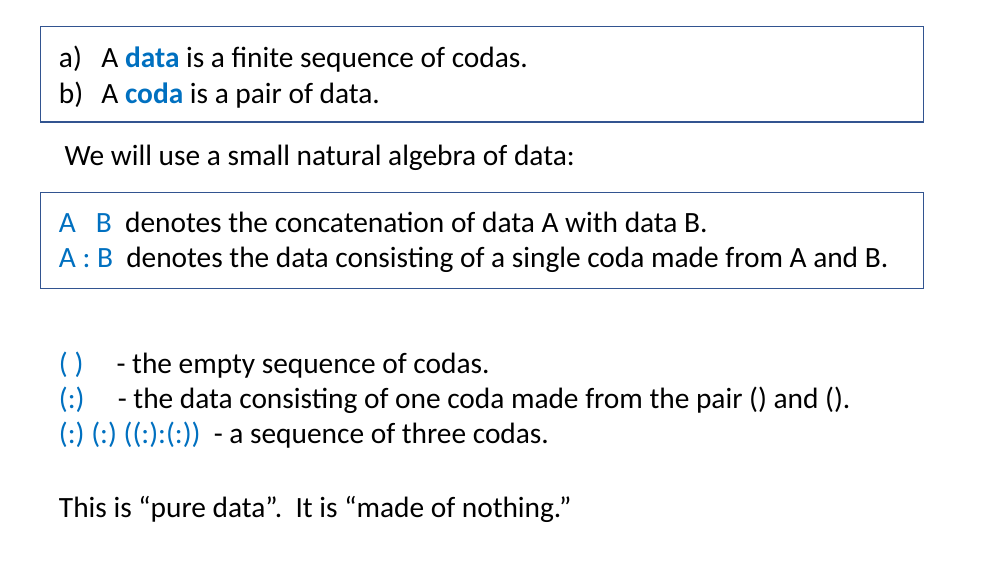
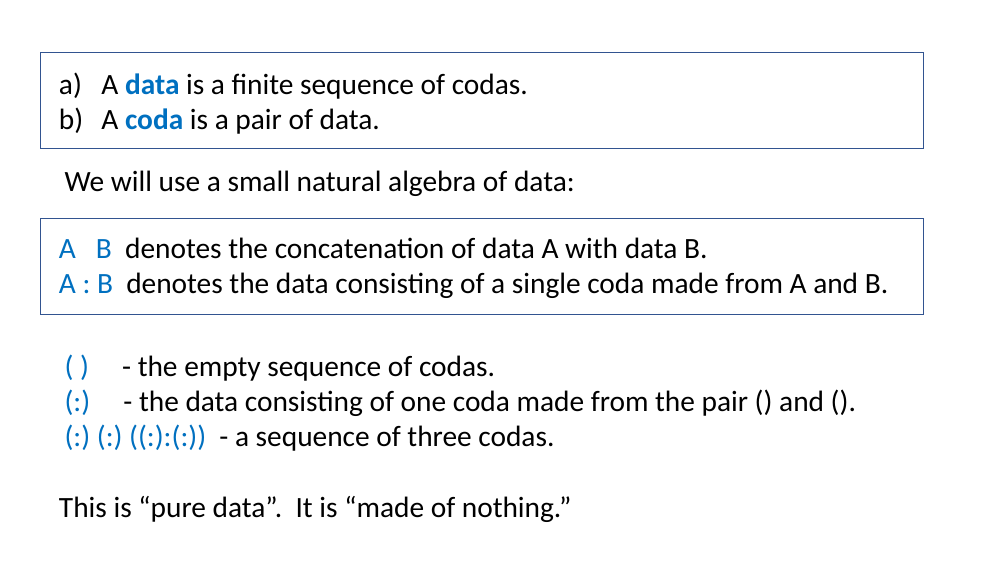
Before and after one commit to Saul-Youssef/coda, a slide deck: slide 2 of doc/talk/coda.pptx. Drawn at 1008x567 pixels with LibreOffice and Linux fonts; fonts in the diff are those of the drawing. Boxes give left, top, right and bottom in pixels: in the first picture for what was removed or moved away, otherwise in the second. Text is boxed around its words. In the diff, an @@ line names an element or a change of style, - is before the commit and + after.

```diff
--- a/doc/talk/coda.pptx
+++ b/doc/talk/coda.pptx
@@ 2 texts, 2 rectangles: place and size @@
-2 texts, 2 rectangles at (40, 26, 923, 288)
+2 texts, 2 rectangles at (40, 53, 923, 315)
@@ text "A B denotes the concatenation ...": place and size @@
-text "A B denotes the concatenation ..." at (59, 211, 888, 448)
+text "A B denotes the concatenation ..." at (59, 237, 888, 298)
@@ text at (132, 352, 819, 448): paragraphs removed @@
-( ) - the empty sequence of codas.
-(:) - the data consisting of one coda made from the pair () and ().
-(:) (:) ((:):(:)) - a sequence of three codas.
@@ text added at (138, 355, 824, 451), 28 pt, text #000000 @@
+( ) - the empty sequence of codas.
+(:) - the data consisting of one coda made from the pair () and ().
+(:) (:) ((:):(:)) - a sequence of three codas.
```
Also in this commit, not shown: 6 other slides changed, 6 slides added, 1 slide removed, 2 other files.
